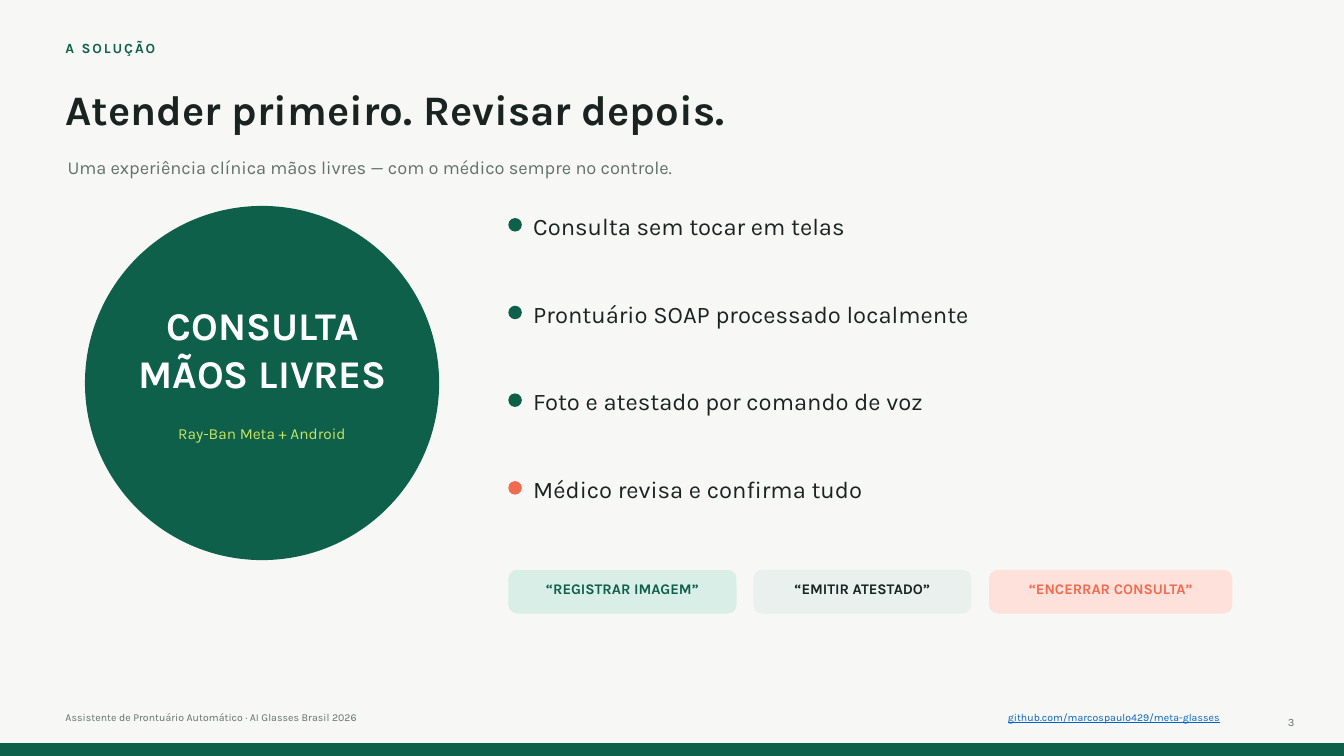
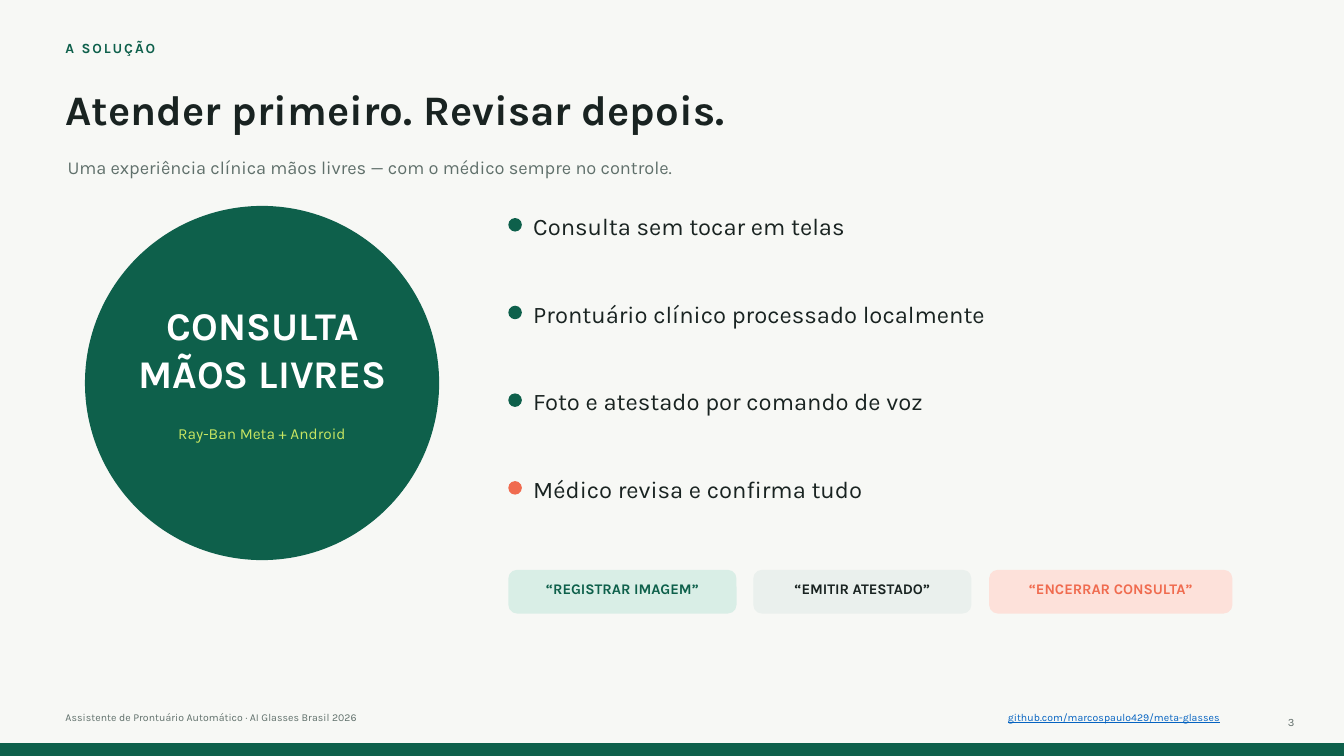
Before and after one commit to marcospaulo429/meta-glasses, a slide deck: slide 3 of docs/entrega/pitch/PITCH_AI_GLASSES_BRASIL.pptx. Drawn at 1344x756 pixels with LibreOffice and Linux fonts; fonts in the diff are those of the drawing. Boxes give left, top, right and bottom in pixels: in the first picture for what was removed or moved away, otherwise in the second. Text is boxed around its words. In the diff, an @@ line names an element or a change of style, - is before the commit and + after.

```diff
--- a/docs/entrega/pitch/PITCH_AI_GLASSES_BRASIL.pptx
+++ b/docs/entrega/pitch/PITCH_AI_GLASSES_BRASIL.pptx
@@ text at box(533, 305, 985, 328): text changed @@
-Prontuário SOAP processado localmente
+Prontuário clínico processado localmente
```
Also in this commit, not shown: 3 other slides changed, 11 other files.
